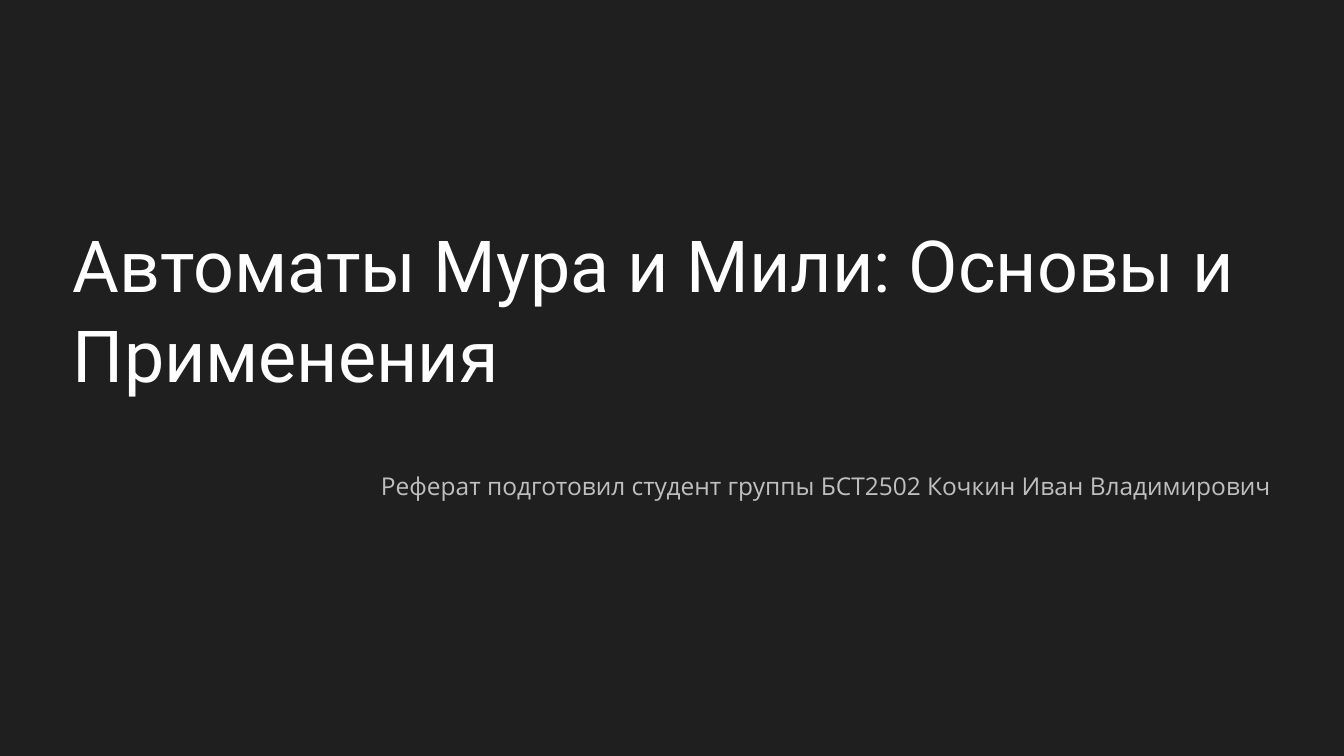
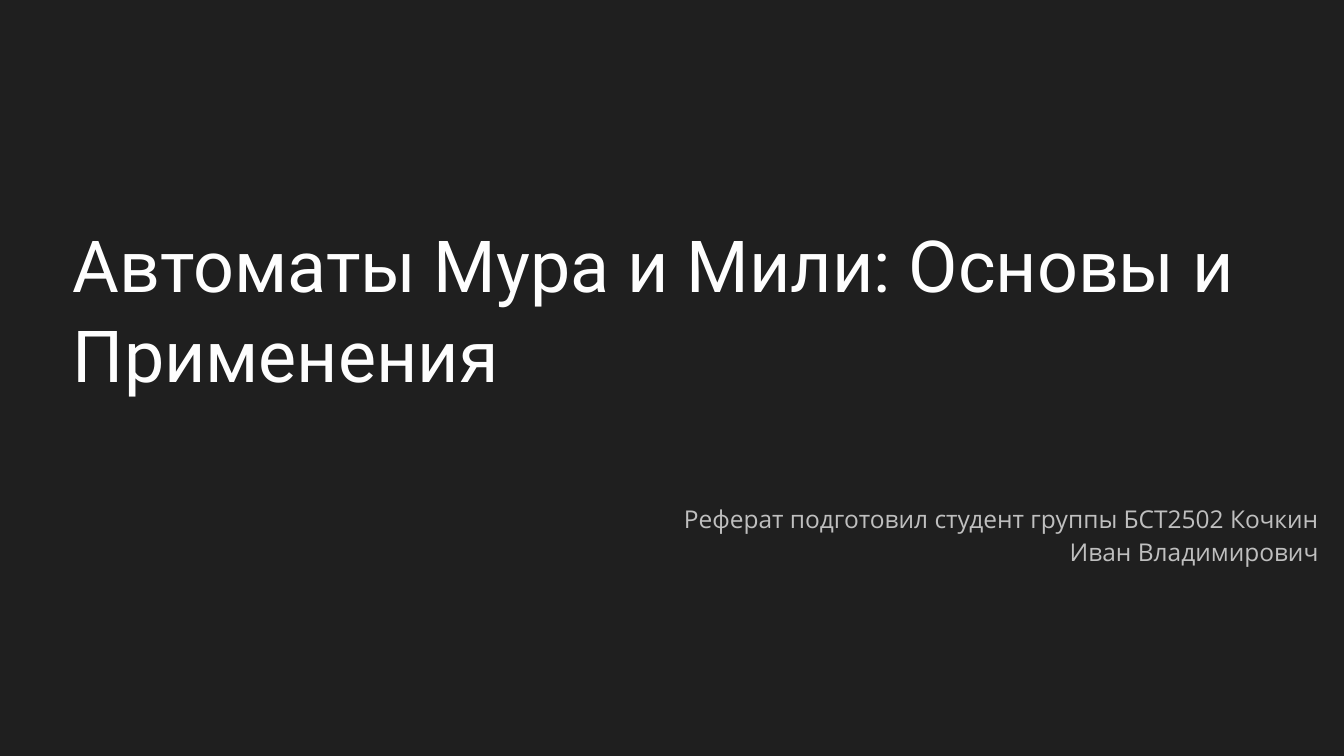
Before and after one commit to Astolfo-femboy-UwU/urban-octo-barnacle, a slide deck: slide 1 of Вычислительная техника/Автоматы Мура и Мили.pptx. Drawn at 1344x756 pixels with LibreOffice and Linux fonts; fonts in the diff are those of the drawing; background and template pictures are left out. Boxes give left, top, right and bottom in pixels: in the first picture for what was removed or moved away, otherwise in the second. Text is boxed around its words. In the diff, an @@ line names an element or a change of style, - is before the commit and + after.

```diff
--- a/Вычислительная техника/Автоматы Мура и Мили.pptx
+++ b/Вычислительная техника/Автоматы Мура и Мили.pptx
@@ text "Реферат подготовил студент группы БСТ2502 ..." rewrapped from (381, 476, 1271, 501) to (684, 509, 1319, 567) @@
```
Also in this commit, not shown: 3 other slides changed, 7 other files.
